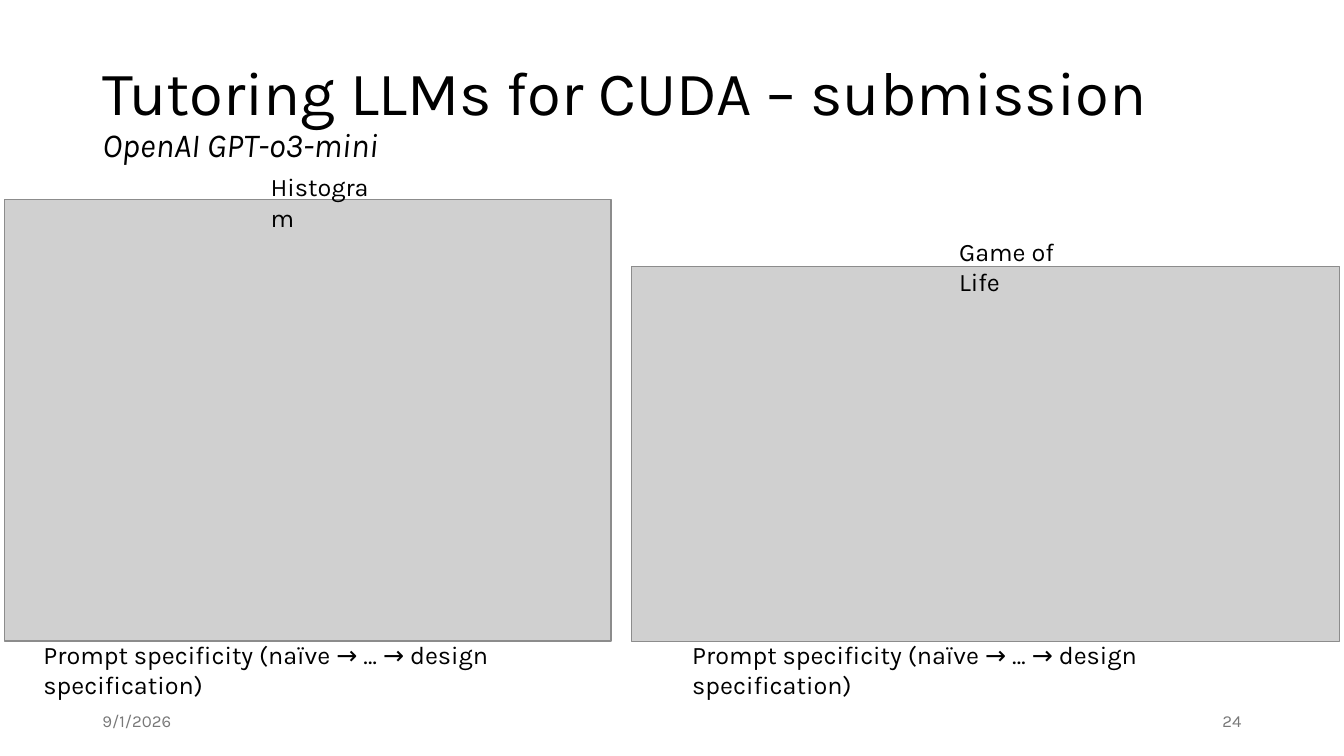
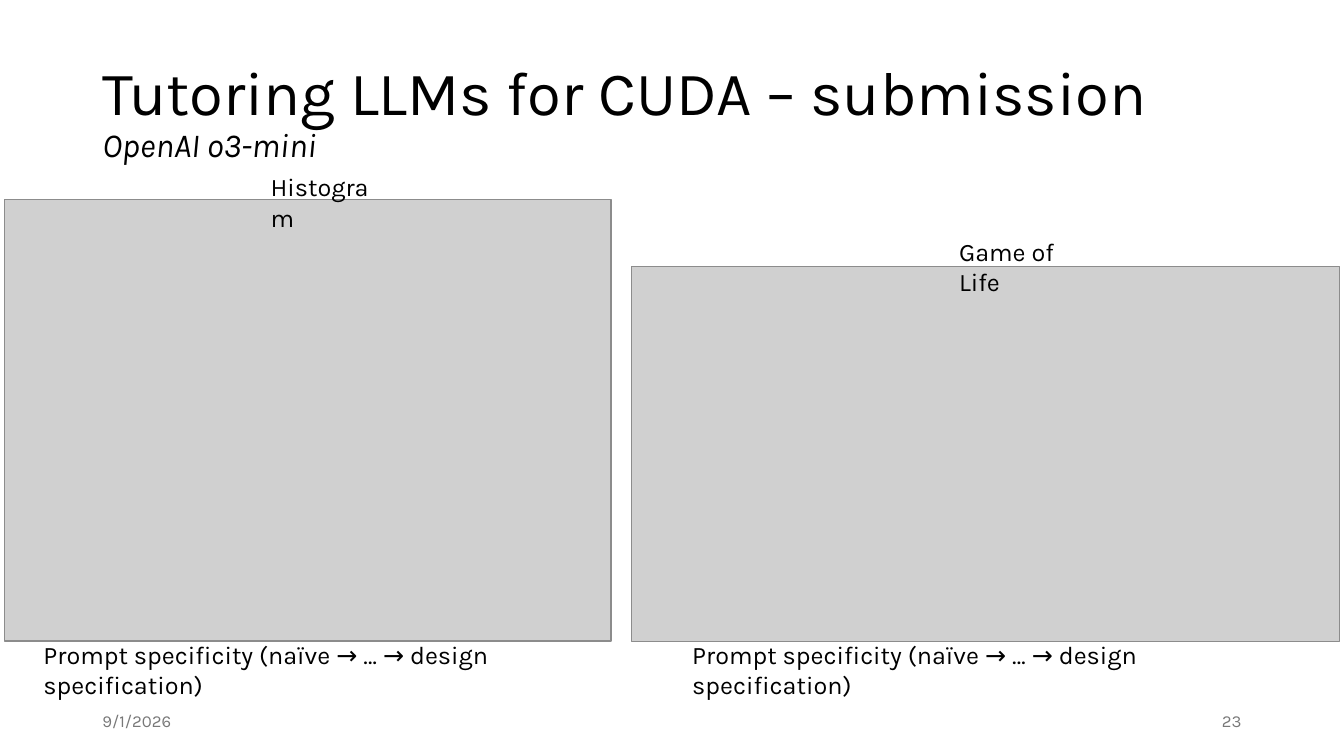
Before and after one commit to jiriklepl/phd-thesis, a slide deck: slide 23 of slides/Optimizing Memory Layouts and Traversal Orders in High-Performance Computing.pptx (slide 24 before the commit). Drawn at 1344x756 pixels with LibreOffice and Linux fonts; fonts in the diff are those of the drawing; grey boxes stand for pictures. Boxes give left, top, right and bottom in pixels: in the first picture for what was removed or moved away, otherwise in the second. Text is boxed around its words. In the diff, an @@ line names an element or a change of style, - is before the commit and + after.

```diff
--- a/slides/Optimizing Memory Layouts and Traversal Orders in High-Performance Computing.pptx
+++ b/slides/Optimizing Memory Layouts and Traversal Orders in High-Performance Computing.pptx
@@ title at <box>102,72,1147,165</box>: text changed @@
-Tutoring LLMs for CUDA – submission
-OpenAI GPT-o3-mini
+Tutoring LLMs for CUDA – submission
+OpenAI o3-mini
@@ page number at <box>1222,716,1242,727</box>: text changed @@
-24
+23
```
Also in this commit, not shown: 9 other slides changed, 1 slide removed.
